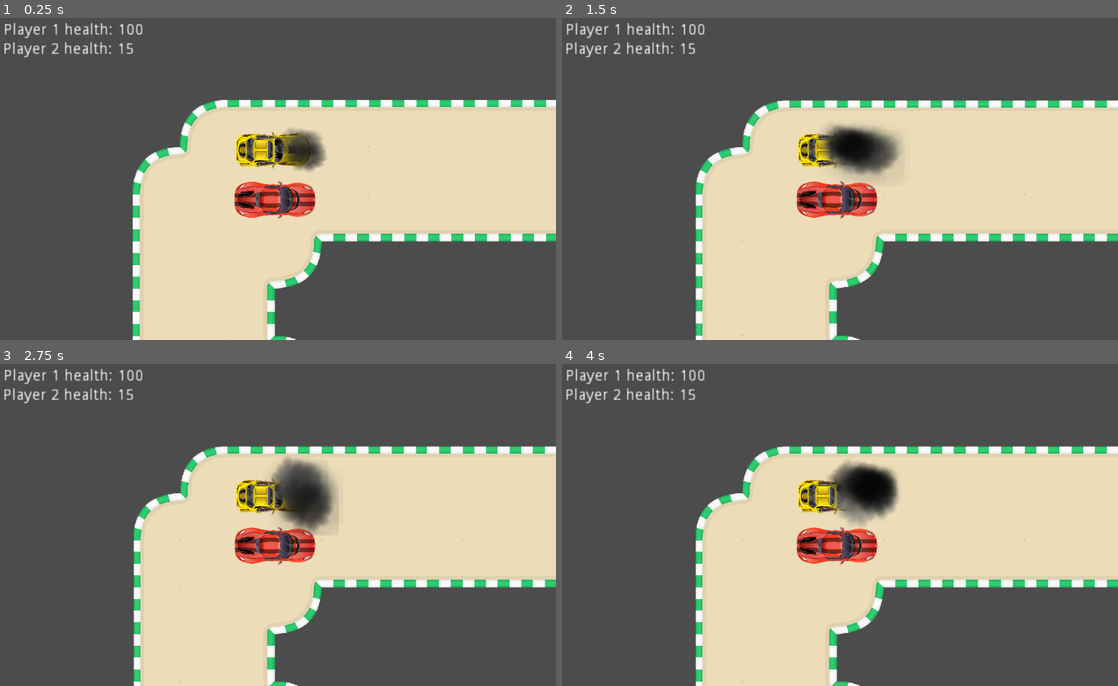
Above: before the commit, frames 1-4 (two rows, left to right).
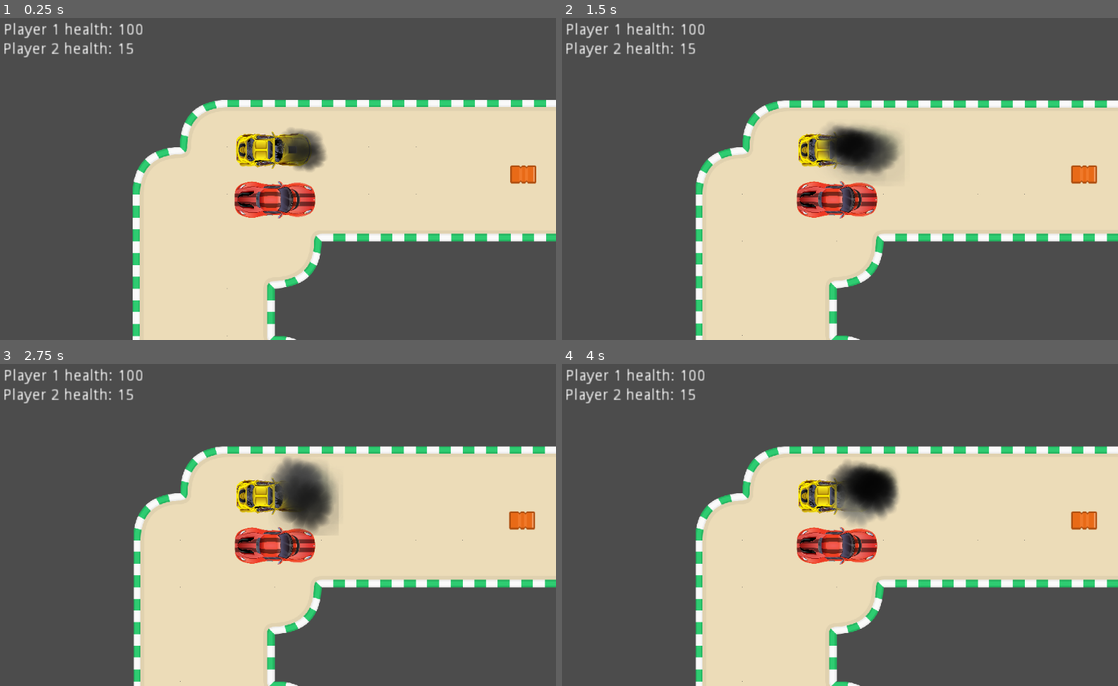
Above: after the commit, the same moments.

Repository: chaubold/simpleminiracer
Game: Godot game, scene res://map.tscn
Same seed, same stepped clock (60 frames per second), same inputs: the game is played once before the commit and once after it.
Inputs:
- Up to frame 1 (0.25 s): no input
- Up to frame 2 (1.5 s): no input
- Up to frame 3 (2.75 s): no input
- Up to frame 4 (4 s): no input

The runs differ from the first frame. In frame 1, 0.3% of the frame differs, in the area x 91-97%, y 45-52%; in frame 2, 0.3%; in frame 3, 0.3%; in frame 4, 0.3%.

Commit message:
add barrel that can be kicked around

Diff:
--- /dev/null
+++ b/Barrel.tscn
@@ -0,0 +1,18 @@
+[gd_scene load_steps=3 format=2]
+
+[ext_resource path="res://objects.tres" type="TileSet" id=1]
+
+[sub_resource type="RectangleShape2D" id=1]
+extents = Vector2( 34.9401, 24.2202 )
+
+[node name="Barrel" type="RigidBody2D"]
+gravity_scale = 0.0
+
+[node name="TileMap" type="TileMap" parent="."]
+tile_set = ExtResource( 1 )
+format = 1
+tile_data = PoolIntArray( 0, 0, 0 )
+
+[node name="CollisionShape2D" type="CollisionShape2D" parent="."]
+position = Vector2( 34.788, 24.2394 )
+shape = SubResource( 1 )
--- a/map.tscn
+++ b/map.tscn
@@ -1,10 +1,11 @@
-[gd_scene load_steps=6 format=2]
+[gd_scene load_steps=7 format=2]
 
 [ext_resource path="res://car.tscn" type="PackedScene" id=1]
 [ext_resource path="res://road.tres" type="TileSet" id=2]
 [ext_resource path="res://MultiTargetCamera.tscn" type="PackedScene" id=3]
 [ext_resource path="res://map.gd" type="Script" id=4]
 [ext_resource path="res://HUD.tscn" type="PackedScene" id=5]
+[ext_resource path="res://Barrel.tscn" type="PackedScene" id=6]
 
 [node name="Map" type="Node2D"]
 script = ExtResource( 4 )
@@ -15,6 +16,9 @@
 cell_size = Vector2( 128, 128 )
 format = 1
 tile_data = PoolIntArray( -65538, 0, 851973, -65537, 0, 0, -131072, 0, 0, -131071, 0, 0, -131070, 0, 0, -131069, 0, 0,  …(1600 unchanged characters)…
+
+[node name="Barrel" parent="." instance=ExtResource( 6 )]
+position = Vector2( 639.459, -76.4133 )
 
 [node name="Player1" parent="." instance=ExtResource( 1 )]
 position = Vector2( 0, 16.288 )
--- /dev/null
+++ b/objects.tres
@@ -0,0 +1,61 @@
+[gd_resource type="TileSet" load_steps=2 format=2]
+
+[ext_resource path="res://PNG/spritesheet_objects.png" type="Texture" id=1]
+
+[resource]
+0/name = "barrel_sideways"
+0/texture = ExtResource( 1 )
+0/tex_offset = Vector2( 0, 0 )
+0/modulate = Color( 1, 1, 1, 1 )
+0/region = Rect2( 728, 645, 70, 49 )
+0/tile_mode = 0
+0/occluder_offset = Vector2( 0, 0 )
+0/navigation_offset = Vector2( 0, 0 )
+0/shape_offset = Vector2( 0, 0 )
+0/shape_transform = Transform2D( 1, 0, 0, 1, 0, 0 )
+0/shape_one_way = false
+0/shape_one_way_margin = 0.0
+0/shapes = [  ]
+0/z_index = 0
+1/name = "pylon_top"
+1/texture = ExtResource( 1 )
+1/tex_offset = Vector2( 0, 0 )
+1/modulate = Color( 1, 1, 1, 1 )
+1/region = Rect2( 802, 643, 44, 48 )
+1/tile_mode = 0
+1/occluder_offset = Vector2( 0, 0 )
+1/navigation_offset = Vector2( 0, 0 )
+1/shape_offset = Vector2( 0, 0 )
+1/shape_transform = Transform2D( 1, 0, 0, 1, 0, 0 )
+1/shape_one_way = false
+1/shape_one_way_margin = 0.0
+1/shapes = [  ]
+1/z_index = 0
+2/name = "pylon_sideways"
+2/texture = ExtResource( 1 )
+2/tex_offset = Vector2( 0, 0 )
+2/modulate = Color( 1, 1, 1, 1 )
+2/region = Rect2( 794, 947, 48, 46 )
+2/tile_mode = 0
+2/occluder_offset = Vector2( 0, 0 )
+2/navigation_offset = Vector2( 0, 0 )
+2/shape_offset = Vector2( 0, 0 )
+2/shape_transform = Transform2D( 1, 0, 0, 1, 0, 0 )
+2/shape_one_way = false
+2/shape_one_way_margin = 0.0
+2/shapes = [  ]
+2/z_index = 0
+3/name = "barrel_top"
+3/texture = ExtResource( 1 )
+3/tex_offset = Vector2( 0, 0 )
+3/modulate = Color( 1, 1, 1, 1 )
+3/region = Rect2( 735, 932, 59, 59 )
+3/tile_mode = 0
+3/occluder_offset = Vector2( 0, 0 )
+3/navigation_offset = Vector2( 0, 0 )
+3/shape_offset = Vector2( 0, 0 )
+3/shape_transform = Transform2D( 1, 0, 0, 1, 0, 0 )
+3/shape_one_way = false
+3/shape_one_way_margin = 0.0
+3/shapes = [  ]
+3/z_index = 0
